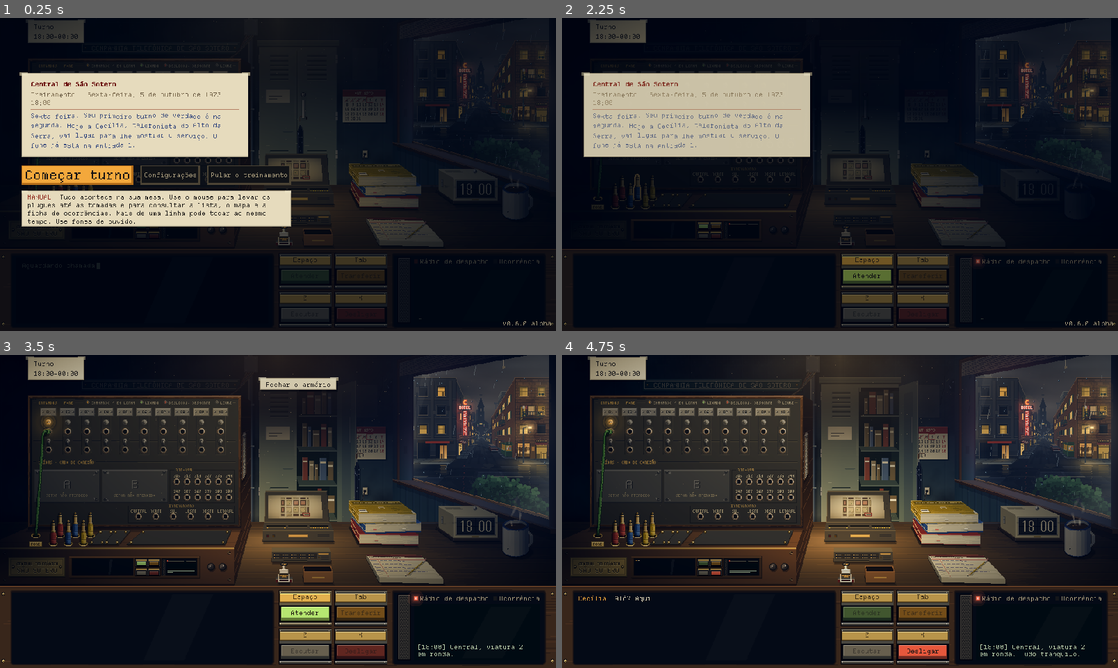
Above: before the commit, frames 1-4 (two rows, left to right).
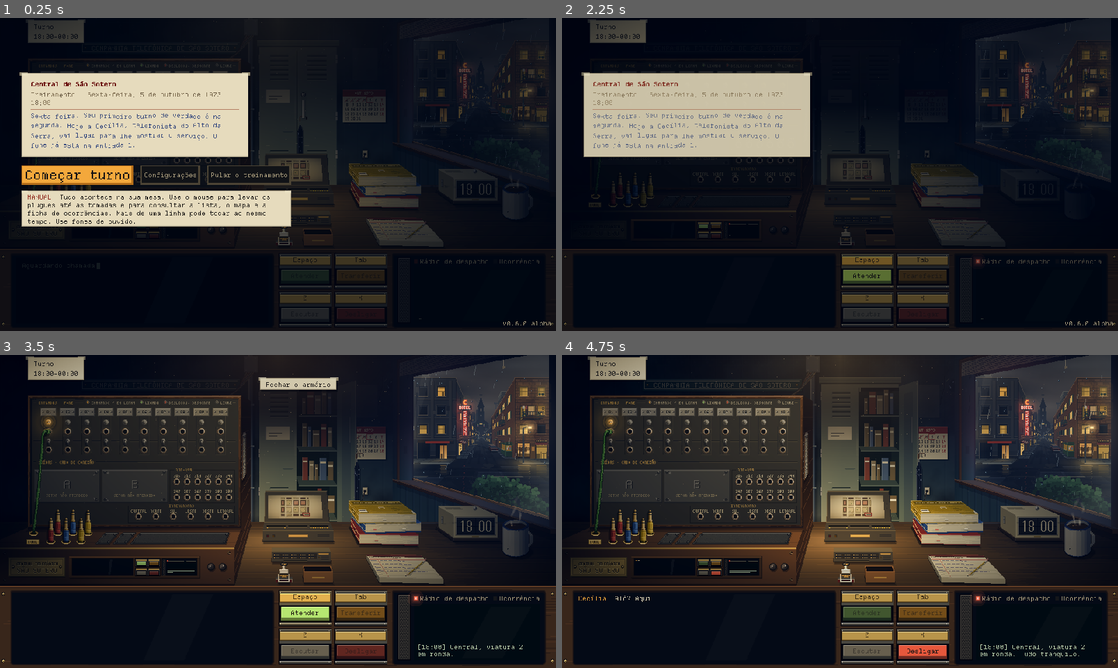
Above: after the commit, the same moments.

Repository: MendelDdS/Project-Switchboard
Game: Godot game, scene res://scenes/app.tscn
Two runs of this game, one before a commit and one after it. Both use one fixed random seed, a clock stepped at 60 frames per second and the inputs below.
Inputs (mouse positions are in pixels of both pictures, inside the frame that each line leads up to):
- Up to frame 1 (0.25 s): no input
- Up to frame 2 (2.25 s): click "Pular o treinamento" at 0.5 s; click "Recomeçar do treinamento" at 1.25 s; click "Começar turno" at 2 s
- Up to frame 3 (3.5 s): tap Enter at 2.75 s; drag from (278, 511) to (333, 442) at 2.77 s
- Up to frame 4 (4.75 s): drag from (695, 461) to (812, 574) at 3.52 s; click "Atender" at 4.25 s

The runs differ from the first frame. In frame 1, less than 0.1% of the frame differs, in the area x 6-17%, y 46-56%; in frame 2, 0.3%; in frame 3, 0.9%; in frame 4, 1.1%, in the area x 4-42%, y 24-62%.

Commit message:
fix(#0000): shelf covers are fixed-size metal plates in the middle of the shelf, leaning like the cord pairs and with the right edge of the wide cover parallel to the desk side; cord holes centered on the shelf like the covers; Seu Benedito uses the same voice as Benedito Souza from the directory
Co-Authored-By: Claude Opus 5.5 <noreply@anthropic.com>
Claude-Session: https://claude.ai/code/session_01H96ird3NiwT968jGyfcfei

Diff:
--- a/data/calls/transfer_24_seu_benedito_ivo_teixeira.tres
+++ b/data/calls/transfer_24_seu_benedito_ivo_teixeira.tres
@@ -5,7 +5,7 @@
 [resource]
 script = ExtResource("1_we3yq")
 group = 2
-voice = "m"
+voice = "w"
 caller = "Seu Benedito"
 caller_name = "Benedito Souza"
 opening = PackedStringArray("Central, é o Benedito.", "Me liga com o Ivo Teixeira? Ele ficou de me devolver a escada.")
--- a/scripts/ui/switchboard_base.gd
+++ b/scripts/ui/switchboard_base.gd
@@ -6,12 +6,12 @@
 
 const SIZE := Vector2(369, 228)   # (em 1280 × 720 era 492 × 304; antes, 588 × 362: com as tomadas na medida dos plugs, tudo ficava espaçado)
 const SHELF_SLOTS := 5   # lugares de cabo na prateleira: um por setor ainda não atendido fica tampado, à espera do cabo novo (`patches`)
-const TRUNK_GAP := 6.0      # do último plug guardado até o bloco interurbano (o vão da moldura dos bancos)
+const TRUNK_GAP := 10.0     # do último plug guardado até o bloco interurbano: com o FONE e os cabos 4 px à esquerda, os dois tampos dos lugares vagos (`COVER_W`) cabem ao lado do último par
 const PAIR_SHIFT := 12.0    # a ponta da frente de um cabo, à esquerda da de trás: encostadas, as duas se leem como um par
-const FONE_HOLE_X := 14.0   # o buraco do FONE, a partir da esquerda do encaixe: perto da beira, para o nome gravado embaixo caber nos três idiomas antes da ponta da frente do primeiro cabo (em 30, "FONE" já passava por baixo dela)
-const CORDS_X := 30.0   # de onde contam os lugares dos cabos de conexão, a partir da esquerda do encaixe (`patch_x`)
-const SHELF_HOLE_Y := 8.0  # a fileira de trás dos buracos da prateleira (o FONE e a primeira ponta de cada cabo), afastada do rodapé do painel
-const SHELF_FRONT_Y := 22.0 # a fileira da frente (a outra ponta), à frente da de trás, como nas mesas de verdade; o mesmo vão entre as fileiras e até as beiras
+const FONE_HOLE_X := 10.0   # o buraco do FONE, a partir da esquerda do encaixe: perto da beira, para o nome gravado embaixo caber nos três idiomas antes da ponta da frente do primeiro cabo (em 30, "FONE" já passava por baixo dela)
+const CORDS_X := 26.0   # de onde contam os lugares dos cabos de conexão, a partir da esquerda do encaixe (`patch_x`)
+const SHELF_HOLE_Y := 4.0  # a fileira de trás dos buracos da prateleira (o FONE e a primeira ponta de cada cabo): com a da frente, centradas na madeira à mostra, do rodapé do painel à beira de latão (6 px de cada lado), como os tampos (`_shelf_mid`)
+const SHELF_FRONT_Y := 18.0 # a fileira da frente (a outra ponta), à frente da de trás, como nas mesas de verdade
 const PLUG_SINK := 10.0  # guardado, o plug entra tanto no buraco (px abaixo dele: a capa de borracha some nele, o corpo fica à mostra)...
 
 var exchange: Exchange
--- a/scripts/ui/switchboard_panel.gd
+++ b/scripts/ui/switchboard_panel.gd
@@ -450,45 +450,97 @@
 	for k in patches:
 		for e in [1 + k * 2, 2 + k * 2]:
 			draw_grommet(_ci, hole(e))
-	for k in range(patches, SHELF_SLOTS):   # cada setor novo traz um cabo: até lá, o lugar dele fica tampado
-		_draw_cover(Vector2(patch_x(k), tray_rect().position.y + SHELF_HOLE_Y), COVER_W)
+	var bay_w := bay_rect().size.x - BAY_MARGIN
+	# cada setor novo traz um cabo: até lá, o lugar dele fica sob um tampo, sempre o mesmo e no mesmo lugar, contados
+	# do tampo dos equipamentos para a esquerda (o par novo surge no lugar do tampo que sai; os outros não mudam)
+	var right := (bay_rect().get_center().x - bay_w / 2.0 if trunks.has_area() else tray_rect().end.x) - COVER_GAP
+	for k in range(patches, SHELF_SLOTS):
+		_draw_cover(right - COVER_W / 2.0 - (SHELF_SLOTS - 1 - k) * (COVER_W + COVER_GAP), COVER_W)
 	if equipped.is_empty() and trunks.has_area():   # o lugar dos equipamentos, tampado até chegar o primeiro
-		_draw_cover(Vector2(bay_rect().get_center().x + PAIR_SHIFT / 2.0, tray_rect().position.y + SHELF_HOLE_Y), bay_rect().size.x - BAY_MARGIN, true)
-
-
-const COVER_W := 26.0   # a largura do tampo: cobre os buracos do par, com um vão até o lugar seguinte
+		_draw_cover(bay_rect().get_center().x, bay_w, true)
+
+
+const COVER_W := 24.0   # o tampo de um lugar vago, na linha do meio (os pares são mais juntos: os tampos não ficam em cima deles)
+const COVER_GAP := 6.0   # o vão entre os tampos e até o dos equipamentos
 const BAY_MARGIN := 24.0   # o tampo dos equipamentos: a largura do bloco interurbano menos isto
 
 
-## Um lugar vago na prateleira sob um tampo de metal parafusado de largura `w`, deitado nela, com o meio de trás em
-## `back` (o buraco de trás de um par de cabos): linha a linha de pixels, na inclinação dos pares de buracos
-## (`front_of`: a ponta da frente à esquerda da de trás) ou, com `exact` (o tampo largo dos equipamentos, ao lado da
-## lateral da prateleira), com as laterais fugindo para os olhos (`_eye`), como a lateral.
-func _draw_cover(back: Vector2, w: float, exact := false) -> void:
-	# centrado na prateleira, do pé do painel à beira de latão (o vão do painel à faixa dos buracos se repete até ela)
-	var lip := tray_rect().end.y + tray_rect().position.y - size.y - 1.0
-	back.y += roundf((size.y + lip) / 2.0 - (back.y + front_of(back).y) / 2.0)
-	var front := front_of(back)
-	var mid := (back + front) / 2.0
-	var y0 := back.y - 5.0
-	var y1 := front.y + 5.0
-	var edge := func(y: float, side: float) -> float:   # a beira esquerda (-1) ou direita (1) do tampo na linha y
-		if exact:
-			var p := Vector2(mid.x + side * w / 2.0, mid.y)
-			return roundf(p.x + (_eye.x - p.x) * (y - p.y) / (_eye.y - p.y))
-		return roundf(back.x + (front.x - back.x) * (y - back.y) / (front.y - back.y)) + side * w / 2.0
-	for y in range(int(y0), int(y1) + 1):
-		var l: float = edge.call(y, -1.0)
-		var r: float = edge.call(y, 1.0)
-		_ci.draw_rect(Rect2(l + 1.0, y + 2.0, r - l, 1), SHADOW)
-		_ci.draw_rect(Rect2(l - 1.0, y, r - l + 2.0, 1), Pal.PANEL.darkened(0.3))   # a beira do tampo
-		var c: Color = Pal.PANEL_HI if y == int(y0) else (Pal.PANEL_LO if y == int(y1) else Pal.PANEL.lightened(0.06))
-		_ci.draw_rect(Rect2(l, y, r - l, 1), c)
-	for sy in [y0 + 3.0, y1 - 3.0]:   # um parafuso de latão em cada canto, com a fenda
-		for side in [-1.0, 1.0]:
-			var sp := Vector2(edge.call(sy, side) - side * 4.0, sy)
-			PixelArt.sprite(_ci, _disc(5, [[1.5, HOLE_PAL["F"], HOLE_PAL["f"], HOLE_PAL["b"]], [2.5, HOLE_PAL["w"]]]), sp)
-			_ci.draw_rect(Rect2(sp.x - 1.0, sy, 3, 1), HOLE_PAL["w"])
+## Um lugar vago na prateleira sob uma chapa parafusada, deitada no meio dela (`_shelf_mid`): `w` de largura em `x`
+## na linha do meio. Na inclinação dos pares de plugs, chapa e textura juntas: cada linha fica deitada e as beiras
+## pendem como a ponta da frente de um par em relação à de trás (`_lean`; reta, parecia em pé; pelo ponto de fuga da
+## sala, mais inclinada que os plugs ao lado). Com `side`, a da direita (o tampo largo dos equipamentos, junto da
+## lateral da mesa) fica paralela a ela, com a inclinação da lateral (`_receding` na beira da prateleira; fugindo
+## daqui para os olhos, pendia mais que ela). A textura (`_cover_px`) vem esticada linha a linha, em trechos do mesmo tom; os parafusos, redondos por cima, no
+## lugar deles (esticados, viravam serrilhado). Rente à madeira: a sombra é uma linha
+## só, embaixo e à direita (afastada, ela flutuava).
+func _draw_cover(x: float, w: float, side := false) -> void:
+	var ym := _shelf_mid()
+	var y0 := roundf(ym - COVER_DEPTH / 2.0)
+	var plate := Pal.lit(PLATE, _step_at(Vector2(x, ym)))   # no metal das chapas dos setores, pela luz da sala ali
+	var span := func(y: float) -> Vector2:   # as beiras da chapa na linha y, ainda sem arredondar
+		var r := x + w / 2.0 + (_receding(Vector2(tray_rect().end.x, ym), y) - tray_rect().end.x if side else _lean(y - ym))
+		return Vector2(x - w / 2.0 + _lean(y - ym), r)
+	for v in int(COVER_DEPTH) + 1:
+		var y := y0 + v
+		var e: Vector2 = span.call(y)
+		var l := roundf(e.x)
+		var r := roundf(e.y)
+		_ci.draw_rect(Rect2(r, y + 1.0, 1, 1), SHADOW)   # a sombra à direita...
+		if v == int(COVER_DEPTH):   # ...e embaixo
+			_ci.draw_rect(Rect2(l + 1.0, y + 1.0, r - l, 1), SHADOW)
+		var run := l
+		var last := Color(0, 0, 0, 0)
+		for px in range(int(l), int(r) + 1):
+			var c := Color(0, 0, 0, 0) if px == int(r) else \
+				_cover_px(int((px + 0.5 - e.x) / (e.y - e.x) * w), v, int(w), plate)
+			if px > int(l) and c != last:
+				if last.a > 0.0:
+					_ci.draw_rect(Rect2(run, y, px - run, 1), last)
+				run = px
+			last = c
+	for c: Vector2 in [Vector2(4, 4), Vector2(w - 4, 4), Vector2(4, COVER_DEPTH - 3), Vector2(w - 4, COVER_DEPTH - 3)]:
+		var e: Vector2 = span.call(y0 + c.y)
+		var at := Vector2(roundf(lerpf(e.x, e.y, c.x / w)), y0 + c.y)   # redondo, no lugar dele
+		PixelArt.sprite(_ci, _disc(4, [[1.0, plate.lightened(0.3), plate.darkened(0.15), plate.darkened(0.4)], [2.0, plate.darkened(0.6)]]), at)
+
+
+## A cor do pixel `u`, `v` da chapa de `w` de largura, de frente: a beira de fora escura com os cantos quebrados
+## (transparentes), o chanfro (luz em cima à esquerda, sombra embaixo à direita), um sulco, o campo mais escuro com
+## grão fino sempre no mesmo lugar, como na referência do usuário (os parafusos vêm por cima, `_draw_cover`).
+static func _cover_px(u: int, v: int, w: int, plate: Color) -> Color:
+	var h := int(COVER_DEPTH)
+	var b := mini(mini(u, v), mini(w - 1 - u, h - v))   # a distância à beira mais perto
+	if b == 0:
+		return Color(0, 0, 0, 0) if (u == 0 or u == w - 1) and (v == 0 or v == h) else plate.darkened(0.55)
+	if b == 1:
+		if v == 1 and u < w - 2:
+			return plate.lightened(0.22)
+		return plate.lightened(0.1) if u == 1 and v < h - 1 else plate.darkened(0.3)
+	if b == 2:
+		return plate.darkened(0.42)
+	var g := posmod((u * 73856093) ^ (v * 19349663) ^ (w * 83492791), 17)   # o grão
+	return plate.darkened(0.06 if g == 0 else (0.22 if g == 1 else 0.14))
+
+
+const COVER_DEPTH := 20.0   # da beira de trás à da frente: menos que a prateleira, com madeira à mostra em volta
+
+
+## Quanto uma reta deitada na prateleira anda para o lado a `dy` linhas (para a frente, à esquerda): a inclinação dos
+## pares de plugs (`front_of`), a de tudo que fica deitado nela.
+static func _lean(dy: float) -> float:
+	return -dy * PAIR_SHIFT / (SHELF_FRONT_Y - SHELF_HOLE_Y)
+
+
+## A coluna, na linha `y`, da reta deitada na prateleira que passa por `p` e foge para os olhos (`_eye`), como a lateral
+## da mesa comutadora.
+func _receding(p: Vector2, y: float) -> float:
+	return p.x + (_eye.x - p.x) * (y - p.y) / (_eye.y - p.y)
+
+
+## A linha do meio da prateleira, do pé do painel à beira de latão (o vão do painel à faixa dos buracos se repete até
+## ela).
+func _shelf_mid() -> float:
+	return (tray_rect().position.y + tray_rect().end.y - 1.0) / 2.0
 
 
 static var _fone_tags := {}   # nome -> textura
Not shown, changed: HISTORICO.md
Not shown, changed: LESSONS.md
Not shown, changed: docs/mapa-ui-detalhado.md
